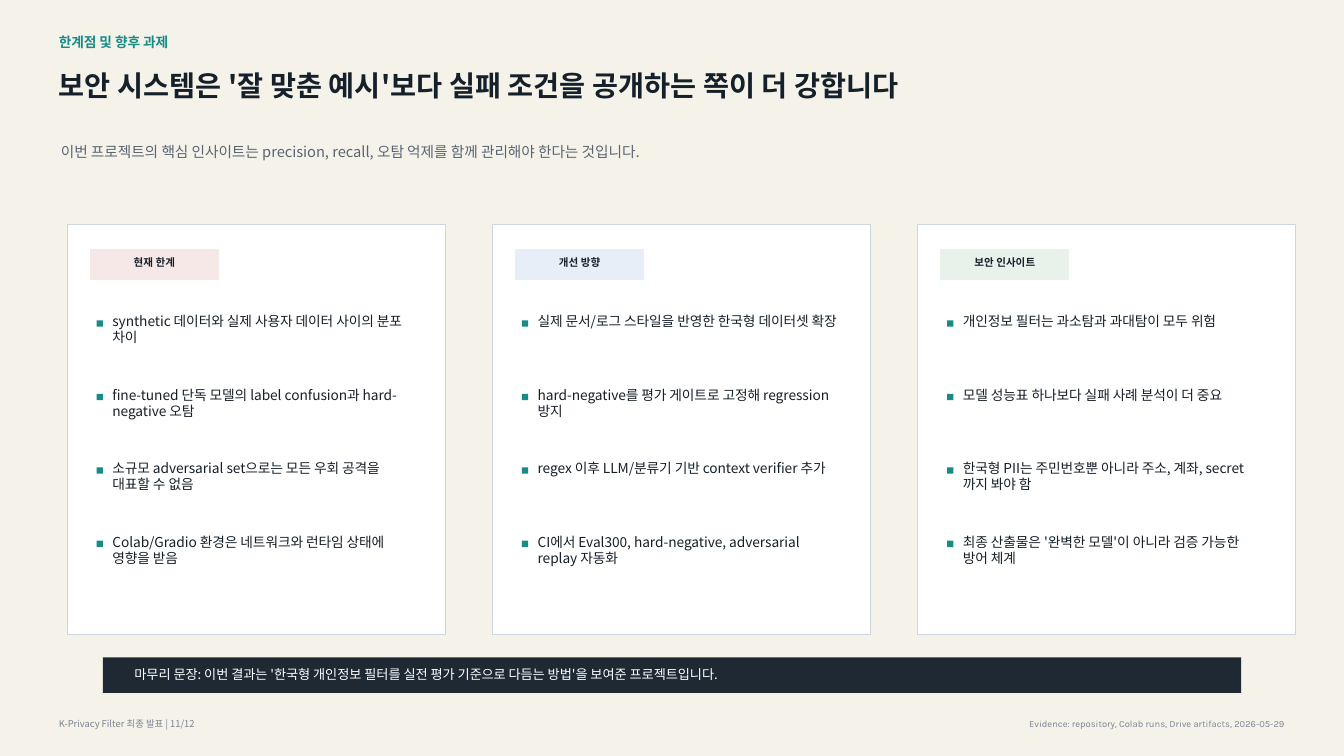
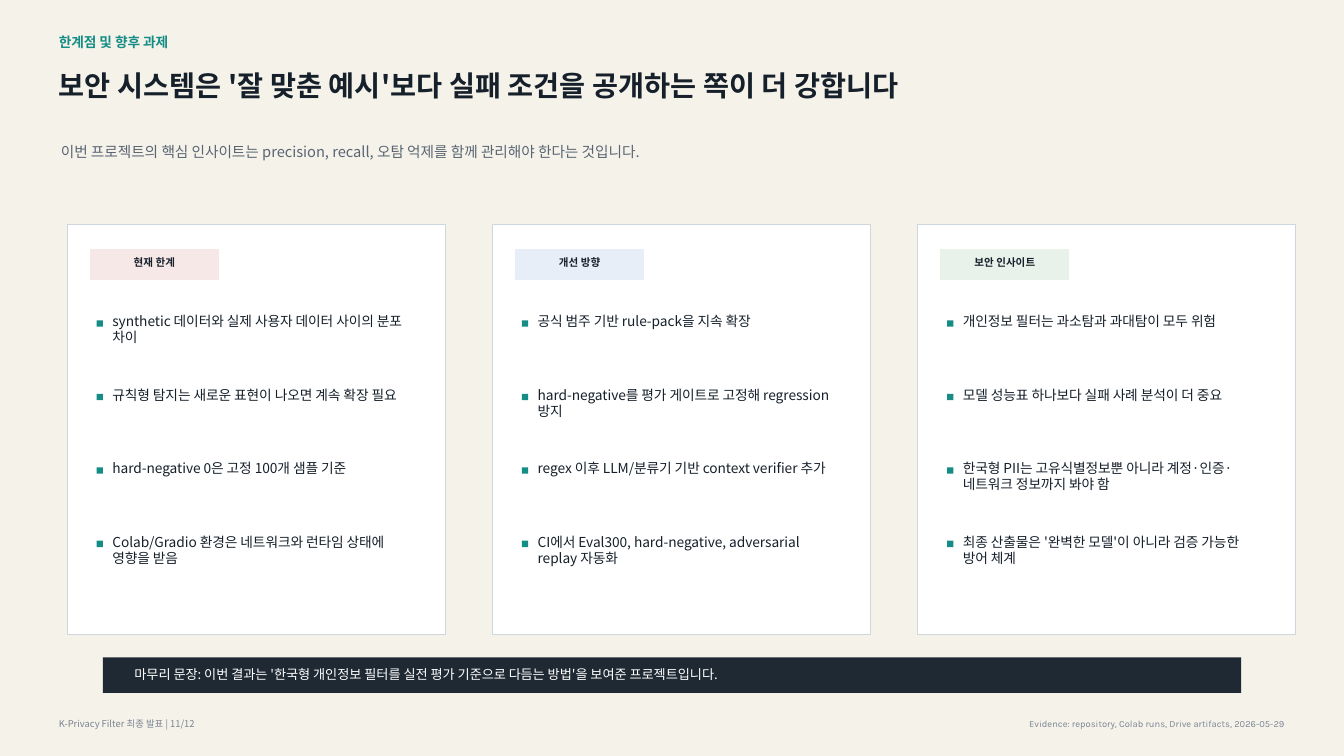
Before and after one commit to helloiamhojun/k-privacy-filter, a slide deck: slide 11 of results/final_presentation/K-Privacy-Filter-final-presentation-20260529.pptx. Drawn at 1344x756 pixels with LibreOffice and Linux fonts; fonts in the diff are those of the drawing. Boxes give left, top, right and bottom in pixels: in the first picture for what was removed or moved away, otherwise in the second. Text is boxed around its words. In the diff, an @@ line names an element or a change of style, - is before the commit and + after.

Commit message:
docs: refresh final deck with rule-pack results

```diff
--- a/results/final_presentation/K-Privacy-Filter-final-presentation-20260529.pptx
+++ b/results/final_presentation/K-Privacy-Filter-final-presentation-20260529.pptx
@@ text at (x1=538, y1=314, x2=751, y2=329): text changed @@
-실제 문서/로그 스타일을 반영한 한국형 데이터셋 확장
+공식 범주 기반 rule-pack을 지속 확장
@@ text at (x1=112, y1=388, x2=397, y2=401): text changed @@
-fine-tuned 단독 모델의 label confusion과 hard-negative 오탐
+규칙형 탐지는 새로운 표현이 나오면 계속 확장 필요
@@ text at (x1=112, y1=461, x2=346, y2=477): text changed @@
-소규모 adversarial set으로는 모든 우회 공격을 대표할 수 없음
+hard-negative 0은 고정 100개 샘플 기준
@@ text at (x1=963, y1=461, x2=1232, y2=490): text changed @@
-한국형 PII는 주민번호뿐 아니라 주소, 계좌, secret까지 봐야 함
+한국형 PII는 고유식별정보뿐 아니라 계정·인증·네트워크 정보까지 봐야 함
```
Also in this commit, not shown: 6 other slides changed, 15 other files.
